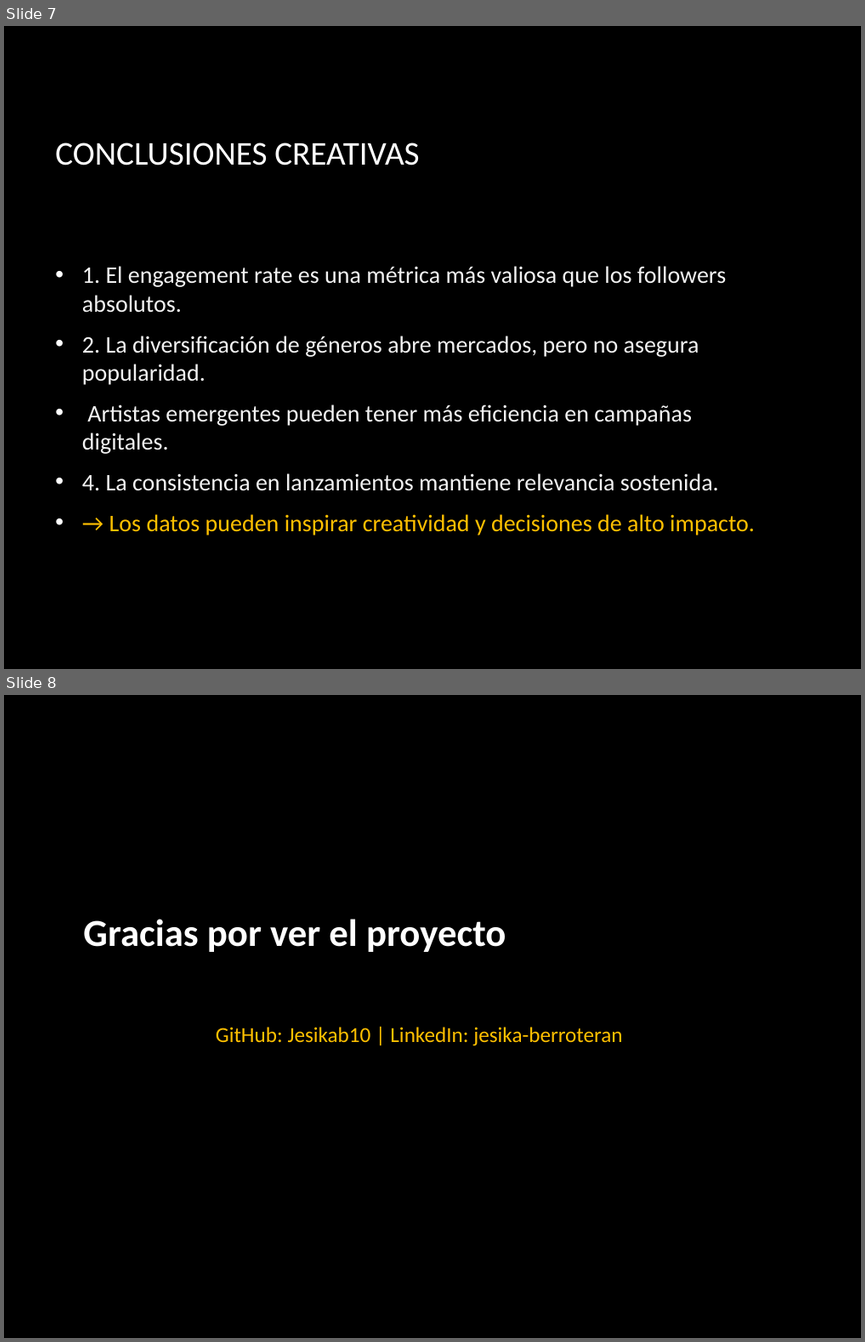
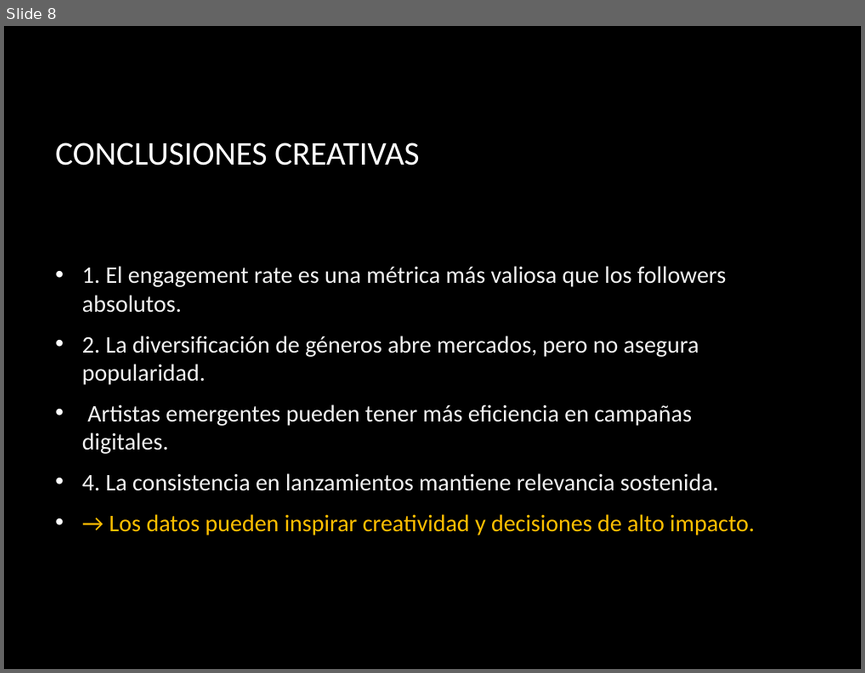
Before and after one commit to Jesikab10/spotify-etl-analytics, a slide deck: spotify_portfolio_creative_strategy.pptx. Shown one above the other, each under a label of ours: slides 7 and 8 before the commit, slide 8 after it. The pictures are 865x1342 and 865x673 pixels, drawn with LibreOffice and Linux fonts; fonts in the diff are those of the drawing; background and template pictures are left out. Boxes give left, top, right and bottom in pixels: in the first picture for what was removed or moved away, otherwise in the second. Text is boxed around its words. In the diff, an @@ line names an element or a change of style, - is before the commit and + after.

```diff
--- a/spotify_portfolio_creative_strategy.pptx
+++ b/spotify_portfolio_creative_strategy.pptx
@@ slide 8 removed at (x1=4, y1=695, x2=861, y2=1338), background picture (left out) @@
@@ text removed at (x1=83, y1=919, x2=506, y2=952) @@
-Gracias por ver el proyecto
@@ text removed at (x1=216, y1=1027, x2=622, y2=1046) @@
-GitHub: Jesikab10 | LinkedIn: jesika-berroteran
@@ what was slide 7 is now slide 8 @@
```
Also in this commit, not shown: 2 slides changed, 2 slides added, 2 other files.
